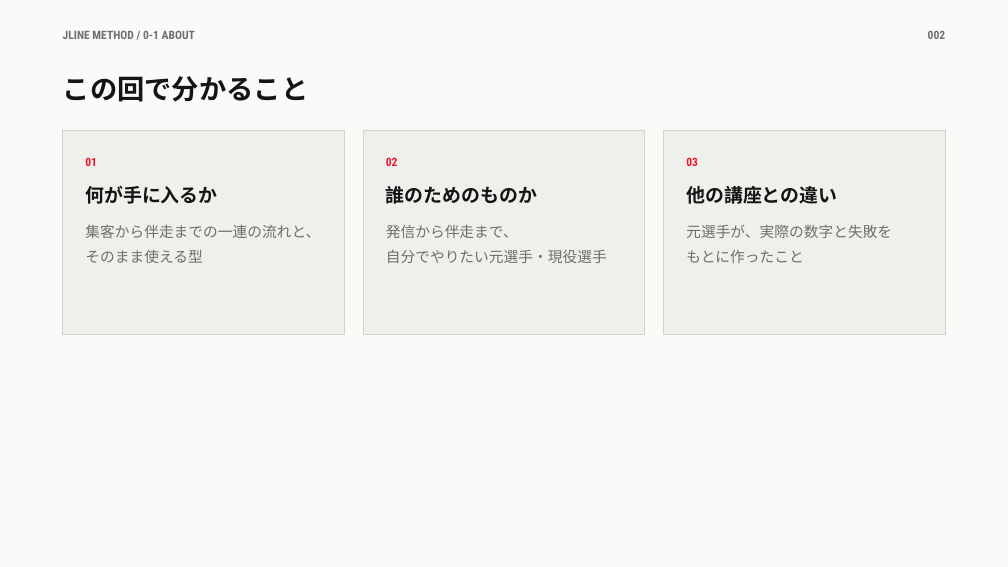
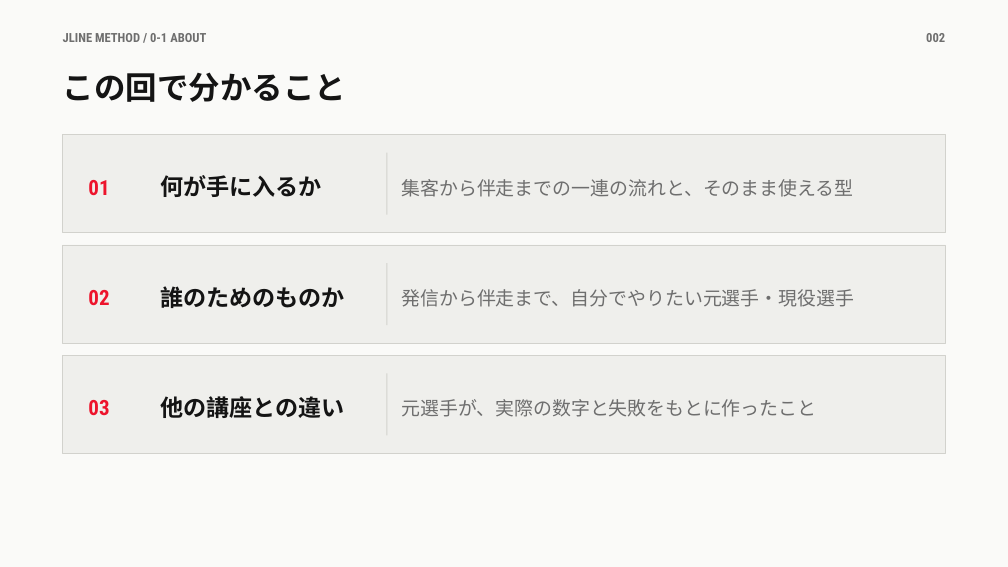
Before and after one commit to takafumisuzuki1117-sys/takafumi_suzuki, a slide deck: slide 2 of JLINEメソッド/教材/0章/0-1_JLINEメソッドとは.pptx. Drawn at 1008x567 pixels with LibreOffice and Linux fonts; fonts in the diff are those of the drawing. Boxes give left, top, right and bottom in pixels: in the first picture for what was removed or moved away, otherwise in the second. Text is boxed around its words. In the diff, an @@ line names an element or a change of style, - is before the commit and + after.

```diff
--- a/JLINEメソッド/教材/0章/0-1_JLINEメソッドとは.pptx
+++ b/JLINEメソッド/教材/0章/0-1_JLINEメソッドとは.pptx
@@ text "JLINE METHOD / 0-1 ABOUT" at [63,33,206,42]: size 11 to 12 pt @@
@@ text "002" at [926,33,945,42]: size 11 to 12 pt @@
@@ text "この回で分かること" at [63,72,346,102]: size 26 to 30 pt; line spacing 1.25 to 1.2 @@
@@ rectangle: place and size @@
-rectangle at [63,131,344,335]
+rectangle at [63,135,945,233]
@@ text "01": place and size @@
-text "01" at [85,157,97,166]
+text "01" at [88,180,109,195]
@@ text "何が手に入るか": place and size @@
-text "何が手に入るか" at [85,186,217,204]
+text "何が手に入るか" at [160,175,321,197]
@@ rectangle removed at [664,131,945,335] @@
@@ rectangle added at [386,153,387,215], fill #D2D2CD @@
@@ text at [401,179,853,197]: text changed; size 14 to 18 pt @@
-集客から伴走までの一連の流れと、
-そのまま使える型
+集客から伴走までの一連の流れと、そのまま使える型
@@ rectangle: place and size @@
-rectangle at [363,131,644,335]
+rectangle at [63,245,945,343]
@@ text "02": place and size @@
-text "02" at [386,157,398,166]
+text "02" at [88,290,109,305]
@@ text "誰のためのものか": place and size @@
-text "誰のためのものか" at [386,186,537,204]
+text "誰のためのものか" at [160,286,344,308]
@@ rectangle added at [386,263,387,325], fill #D2D2CD @@
@@ text at [401,289,854,307]: text changed; size 14 to 18 pt @@
-発信から伴走まで、
-自分でやりたい元選手・現役選手
+発信から伴走まで、自分でやりたい元選手・現役選手
@@ rectangle added at [63,355,945,454], fill #EFEFEC, outline #D2D2CD 0.75 pt @@
@@ size 11 to 20 pt; vertical alignment top to middle in 3 elements at [88,180,109,195], [88,290,109,305], [88,400,109,415] @@
@@ text "03": place and size @@
-text "03" at [686,157,698,166]
+text "03" at [88,400,109,415]
@@ size 18 to 22 pt; vertical alignment top to middle in 3 elements at [160,175,321,197], [160,286,344,308], [160,396,344,418] @@
@@ text "他の講座との違い": place and size @@
-text "他の講座との違い" at [686,186,837,204]
+text "他の講座との違い" at [160,396,344,418]
@@ vertical alignment top to middle in 3 elements at [401,289,854,307], [401,179,853,197], [401,399,816,417] @@
@@ rectangle added at [386,374,387,436], fill #D2D2CD @@
@@ text at [401,399,816,417]: text changed; size 14 to 18 pt @@
-元選手が、実際の数字と失敗を
-もとに作ったこと
+元選手が、実際の数字と失敗をもとに作ったこと
```
Also in this commit, not shown: 9 other slides changed, 9 other files.
